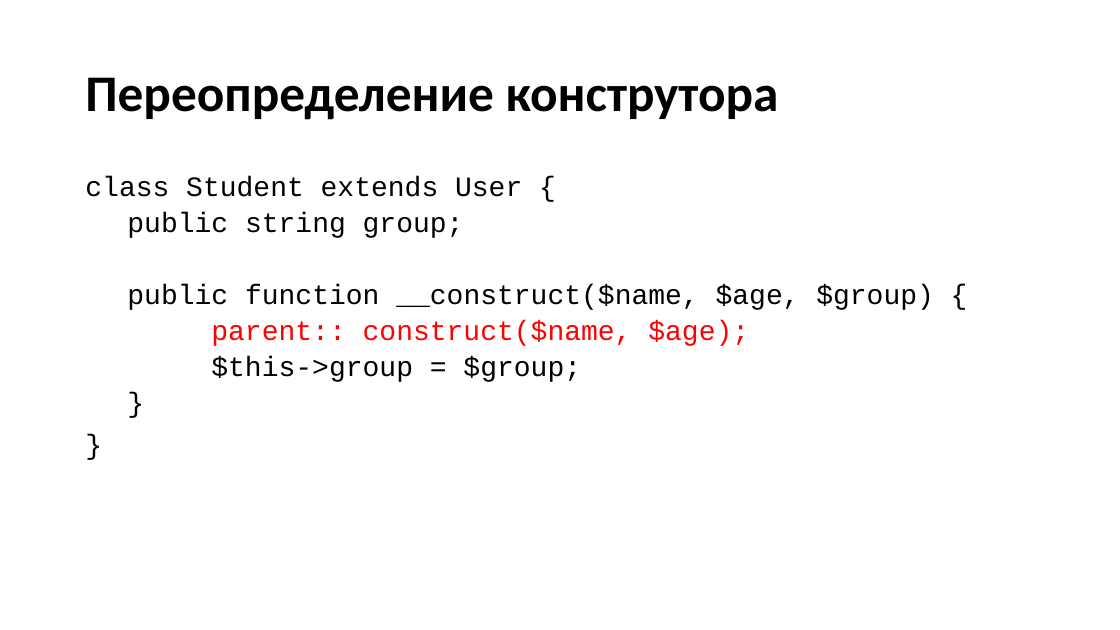
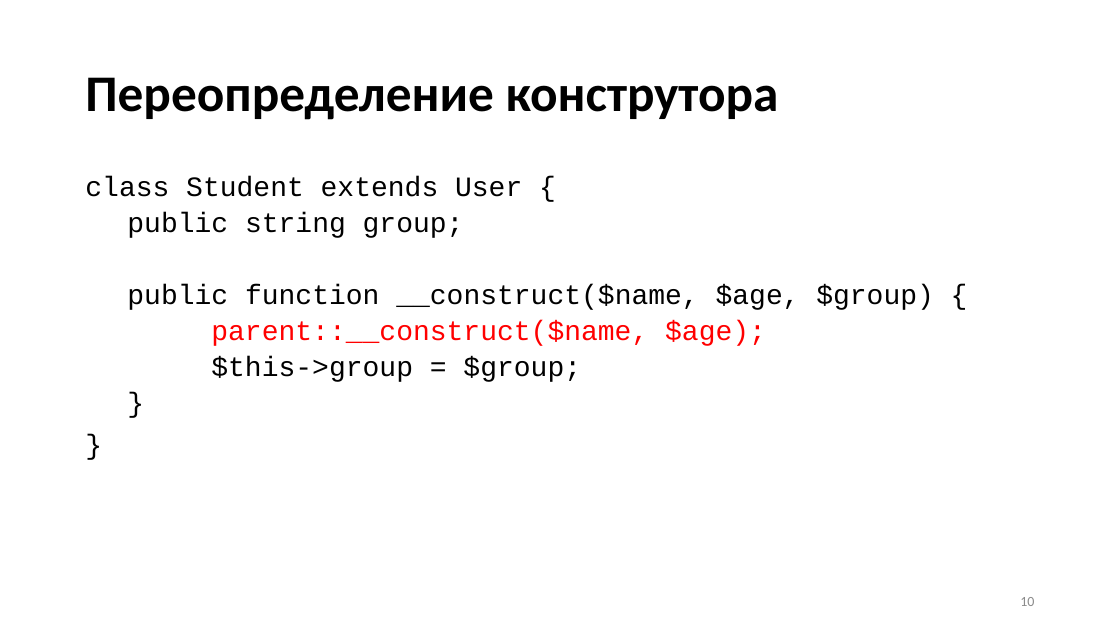
Before and after one commit to neverlaaazy/WebDev-docs, a slide deck: slide 10 of 6 PHP ООП.pptx (slide 9 before the commit). Drawn at 1120x630 pixels with LibreOffice and Linux fonts; fonts in the diff are those of the drawing. Boxes give left, top, right and bottom in pixels: in the first picture for what was removed or moved away, otherwise in the second. Text is boxed around its words. In the diff, an @@ line names an element or a change of style, - is before the commit and + after.

```diff
--- a/6 PHP ООП.pptx
+++ b/6 PHP ООП.pptx
@@ text at [211, 320, 766, 346]: text changed @@
-  parent:: construct($name, $age);
+  parent::__construct($name, $age);
@@ page number added at [1020, 597, 1034, 606], 12 pt, text #8C8C8C @@
+10
```
Also in this commit, not shown: 18 other slides changed, 8 slides added.
